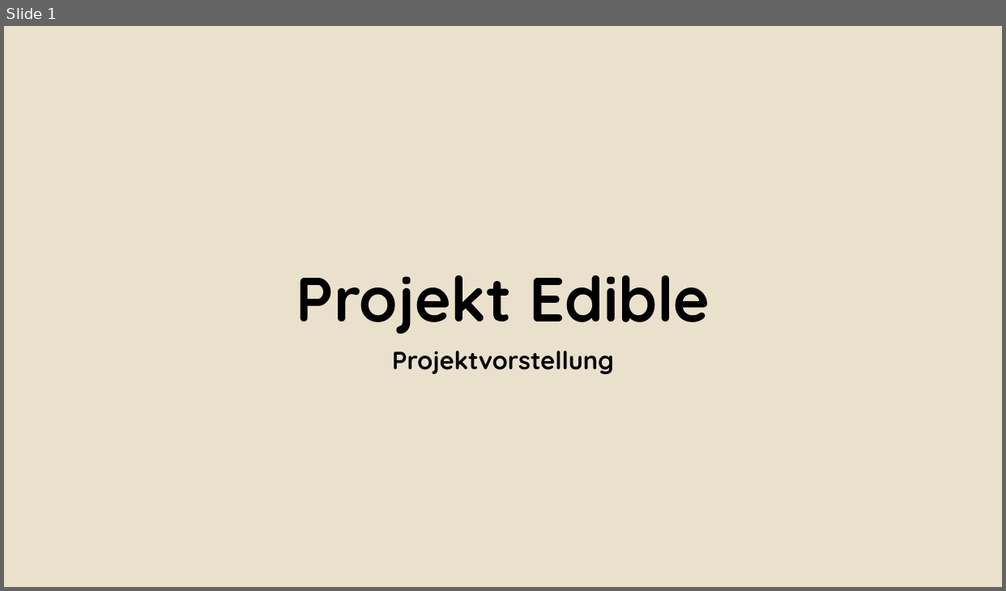
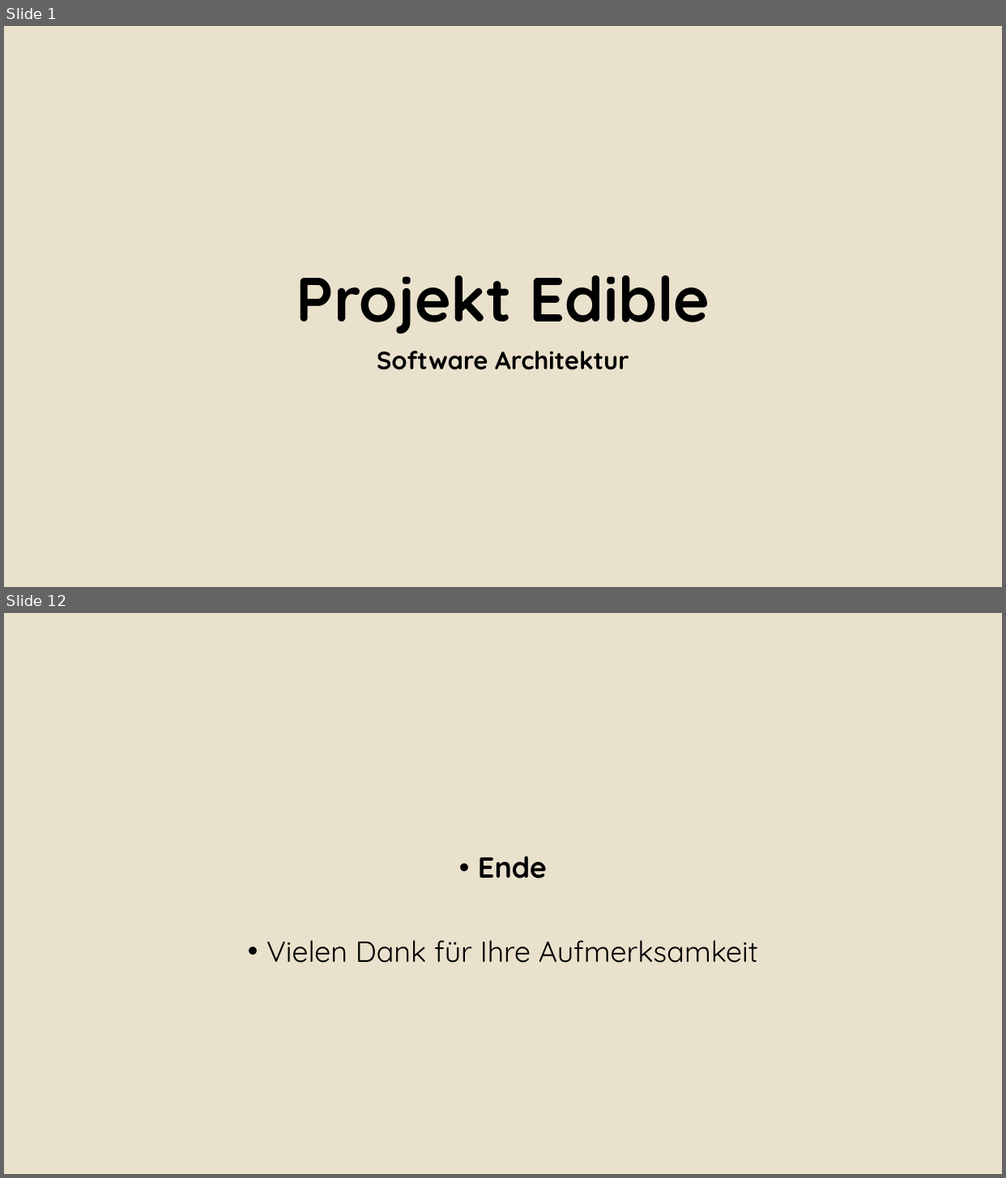
Before and after one commit to Alergeek/Dokumentation, a slide deck: Allergeeks/Corporate Design/Bsp Präsi.pptx. Shown one above the other, each under a label of ours: slide 1 before the commit, slides 1 and 12 after it; the slides between them are not shown. The pictures are 1006x591 and 1006x1178 pixels, drawn with LibreOffice and Linux fonts; fonts in the diff are those of the drawing; background and template pictures are left out. Boxes give left, top, right and bottom in pixels: in the first picture for what was removed or moved away, otherwise in the second. Text is boxed around its words. In the diff, an @@ line names an element or a change of style, - is before the commit and + after.

```diff
--- a/Allergeeks/Corporate Design/Bsp Präsi.pptx
+++ b/Allergeeks/Corporate Design/Bsp Präsi.pptx
@@ slide 12 added at (4,613,1002,1174), background #EAE2CE @@
@@ text added at (266,856,758,963), 28 pt, text #000000 @@
+• Ende
+• Vielen Dank für Ihre Aufmerksamkeit
@@ slide 1 changed as well @@
@@ subtitle at (377,351,629,370): text changed @@
-Projektvorstellung
+Software Architektur
```
Also in this commit, not shown: 1 other slide changed, 9 other slides added, 5 slides removed, 10 other files.
